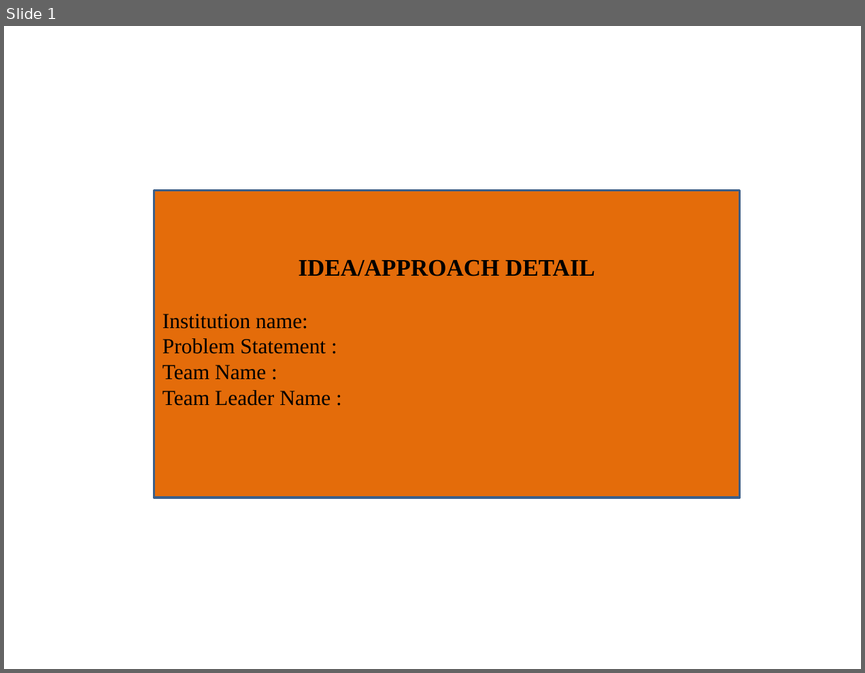
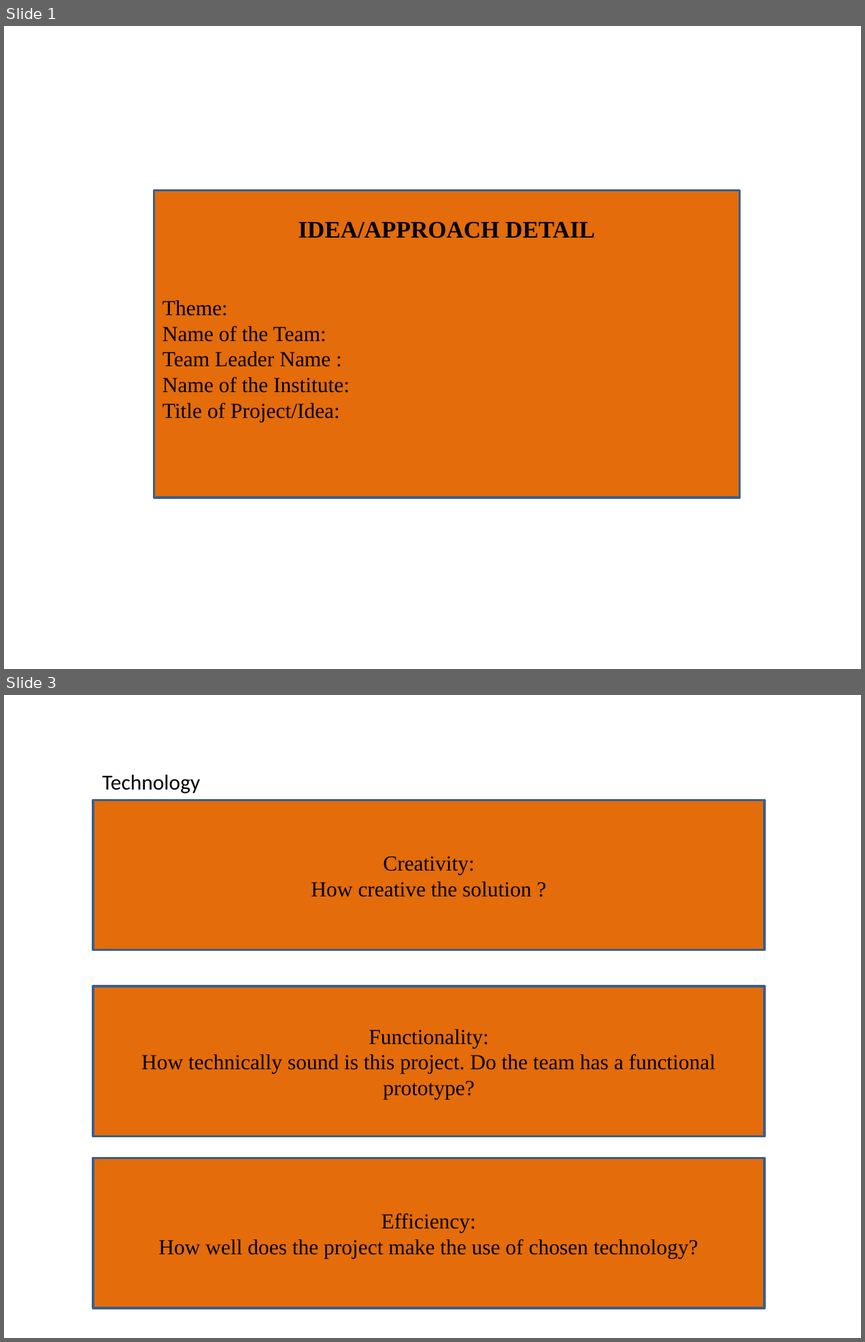
Before and after one commit to omkar-22/Swayamsidhdh-Hackathon, a slide deck: rulebook_files/Swayamsiddha HackathonTemplate.pptx. Shown one above the other, each under a label of ours: slide 1 before the commit, slides 1 and 3 after it; the slides between them are not shown. The pictures are 865x673 and 865x1342 pixels, drawn with LibreOffice and Linux fonts; fonts in the diff are those of the drawing. Boxes give left, top, right and bottom in pixels: in the first picture for what was removed or moved away, otherwise in the second. Text is boxed around its words. In the diff, an @@ line names an element or a change of style, - is before the commit and + after.

```diff
--- a/rulebook_files/Swayamsiddha HackathonTemplate.pptx
+++ b/rulebook_files/Swayamsiddha HackathonTemplate.pptx
@@ slide 3 added at <box>4,695,861,1338</box>, background #FFFFFF @@
@@ text added at <box>102,775,200,794</box>, 18 pt, text #000000 @@
+Technology
@@ rectangle added at <box>93,800,764,949</box>, fill #E46C0A, outline #3A5F8C 2 pt, 18 pt, text #000000 @@
+Creativity:
+How creative the solution ?
@@ rectangle added at <box>93,986,764,1136</box>, fill #E46C0A, outline #3A5F8C 2 pt, 18 pt, text #000000 @@
+Functionality:
+How technically sound is this project. Do the team has a functional prototype?
@@ rectangle added at <box>93,1157,764,1308</box>, fill #E46C0A, outline #3A5F8C 2 pt, 18 pt, text #000000 @@
+Efficiency:
+How well does the project make the use of chosen technology?
@@ slide 1 changed as well @@
@@ text in rectangle at <box>162,300,349,422</box>: text changed @@
-Institution name:
-Problem Statement :
-Team Name :
-Team Leader Name :
+Theme:
+Name of the Team:
+Team Leader Name :
+Name of the Institute:
+Title of Project/Idea:
```
Also in this commit, not shown: 2 other slides added, 2 slides removed, 6 other files.
